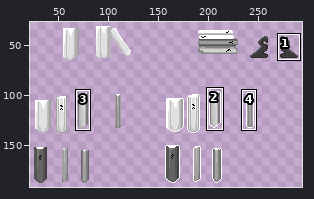
Sprite sheet -- Assets/Resources/Sprites/Items/Books and Accessorise.png. Above: a wide view before the commit, with the close-up outlined.
Close-up. The starting point:
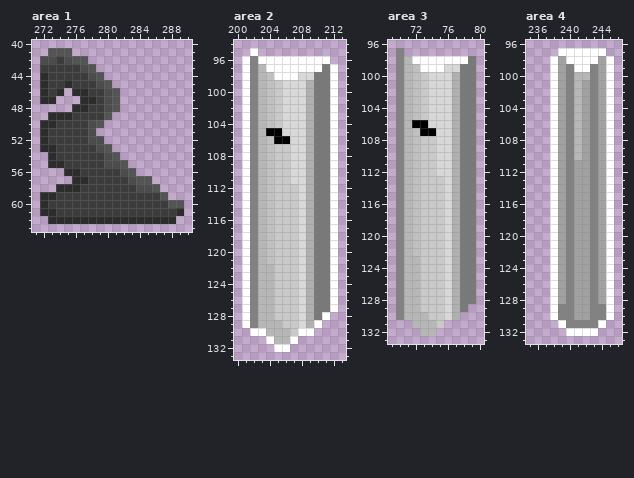
The file is 480x270 pixels. Colours within 5 levels of each other are drawn and written as one. Shown: area 1: x 271..290, y 40..63; area 2: x 200..213, y 94..133; area 3: x 69..80, y 96..133; area 4: x 235..246, y 96..133. The wide view leaves out empty margins. The commit also changed other parts of the picture, which this record leaves out.
Once edited:
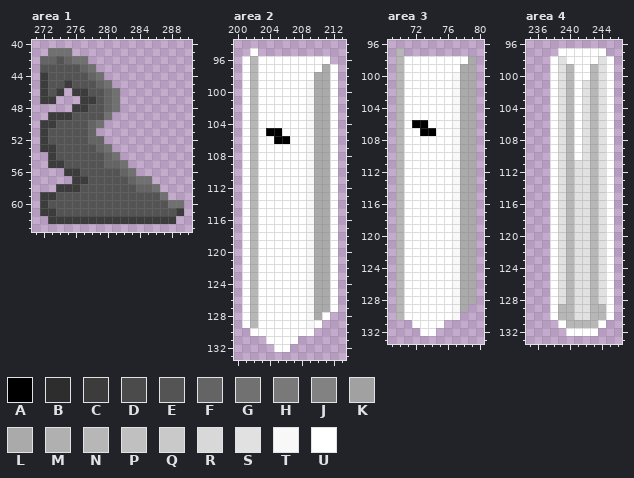
Palette (. is transparent): A #000000  B #2d2d2d  C #3c3c3c  D #4b4b4b  E #545454  F #646464  G #717171  H #797979  J #828282  K #a1a1a1  L #aaaaaa  M #b0b0b0  N #b7b7b7  P #c0c0c0  Q #c9c9c9  R #d8d8d8  S #e1e1e1  T #f8f8f8  U #ffffff
Diff:
--- area 1
@@ x 271..290 @@
 40 ....................
-41 ..EEE...............
-42 .DDCDEE.............
-43 .CCCCCDE............
-44 .BCCCCCDE...........
-45 .BCCBCCCDE..........
-46 .BCB.BBCCDE.........
-47 .BB...BBCDE.........
-48 .....BBCCDE.........
-49 ..BBBCCCCE..........
-50 .BBCCCCDE...........
-51 .BCCCCCD............
-52 .BCCCCCDD...........
-53 .BBCCCCCDE..........
-54 ..BCCCCCCDE.........
-55 ..BBCCCCCDDE........
-56 ....BBCCCCCDE.......
-57 .....BBCCCCCDEE.....
-58 ...BBBCCCCCCCDDE....
-59 .BBCCCCCCCCCCCCCE...
-60 .BCCCCCCCCCCCCCCCEE.
-61 .BBCCCCCCCCCCCCCCCB.
-62 ..BBBBBBBBBBBBBBBB..
+41 ..GGG...............
+42 .FFEFGG.............
+43 .EEEEEFG............
+44 .CEEEEEFG...........
+45 .CEECEEEFG..........
+46 .CEC.CCEEFG.........
+47 .CC...CCEFG.........
+48 .....CCEEFG.........
+49 ..CCCEEEEG..........
+50 .CCEEEEFG...........
+51 .CEEEEEF............
+52 .CEEEEEFF...........
+53 .CCEEEEEFG..........
+54 ..CEEEEEEFG.........
+55 ..CCEEEEEFFG........
+56 ....CCEEEEEFG.......
+57 .....CCEEEEEFGG.....
+58 ...CCCEEEEEEEFFG....
+59 .CCEEEEEEEEEEEEEG...
+60 .CEEEEEEEEEEEEEEEGG.
+61 .CCEEEEEEEEEEEEEEEC.
+62 ..CCCCCCCCCCCCCCCC..
 63 ....................
--- area 2
@@ x 200..213 @@
  95 ..U...........
- 96 .UJUUUUUUUUU..
- 97 .UJNUUUUUUUHU.
- 98 .UJNPUUURRHHU.
- 99 .UJNPQRRRMHHU.
-100 .UJNPQRRRMHHU.
-101 .UJNPQRRRMHHU.
-102 .UJNPQRRRMHHU.
-103 .UJNPQRRRMHHU.
-104 .UJNPQRRRMHHU.
-105 .UJNAARRRMHHU.
-106 .UJNPAARRMHHU.
-107 .UJNPQQRRMHHU.
-108 .UJNPQQRRMHHU.
-109 .UJNPQQRRMHHU.
-110 .UJNPQQRRMHHU.
-111 .UJNPQQRRMHHU.
-112 .UJNPQQQRMHHU.
-113 .UJNPQQQRMHHU.
-114 .UJNPQQQRMHHU.
-115 .UJNPQQQRMHHU.
-116 .UJNPQQQRMHHU.
-117 .UJNPQQQRMHHU.
-118 .UJNPQQQRMHHU.
-119 .UJNPQQQRMHHU.
-120 .UJNPQQQRMHHU.
-121 .UJNPQQQRMHHU.
-122 .UJNNQQQRMHHU.
-123 .UJNNQQQRMHHU.
-124 .UJNNQQQRMHHU.
-125 .UJNNQQQRMHHU.
-126 .UJNNQQQRMHHU.
-127 .UJNNQQQRMHHU.
-128 .UJNNQQQRMHU..
-129 .UJNNNQQRMU...
-130 ..UUNNNQUU....
-131 ....UNNU......
+ 96 .UNUUUUUUUUU..
+ 97 .UNUUUUUUUULU.
+ 98 .UNUUUUUUULLU.
+ 99 .UNUUUUUUTLLU.
+100 .UNUUUUUUTLLU.
+101 .UNUUUUUUTLLU.
+102 .UNUUUUUUTLLU.
+103 .UNUUUUUUTLLU.
+104 .UNUUUUUUTLLU.
+105 .UNUAAUUUTLLU.
+106 .UNUUAAUUTLLU.
+107 .UNUUUUUUTLLU.
+108 .UNUUUUUUTLLU.
+109 .UNUUUUUUTLLU.
+110 .UNUUUUUUTLLU.
+111 .UNUUUUUUTLLU.
+112 .UNUUUUUUTLLU.
+113 .UNUUUUUUTLLU.
+114 .UNUUUUUUTLLU.
+115 .UNUUUUUUTLLU.
+116 .UNUUUUUUTLLU.
+117 .UNUUUUUUTLLU.
+118 .UNUUUUUUTLLU.
+119 .UNUUUUUUTLLU.
+120 .UNUUUUUUTLLU.
+121 .UNUUUUUUTLLU.
+122 .UNUUUUUUTLLU.
+123 .UNUUUUUUTLLU.
+124 .UNUUUUUUTLLU.
+125 .UNUUUUUUTLLU.
+126 .UNUUUUUUTLLU.
+127 .UNUUUUUUTLLU.
+128 .UNUUUUUUTLU..
+129 .UNUUUUUUTU...
+130 ..UUUUUUUU....
+131 ....UUUU......
 132 .....UU.......
--- area 3
@@ x 69..80 @@
  96 ............
- 97 .J..........
- 98 .JNUUUUUUUH.
- 99 .JNPUUURRHH.
-100 .JNPQRRRMHH.
-101 .JNPQRRRMHH.
-102 .JNPQRRRMHH.
-103 .JNPQRRRMHH.
-104 .JNPQRRRMHH.
-105 .JNPQRRRMHH.
-106 .JNAARRRMHH.
-107 .JNPAARRMHH.
-108 .JNPQQRRMHH.
-109 .JNPQQRRMHH.
-110 .JNPQQRRMHH.
-111 .JNPQQRRMHH.
-112 .JNPQQRRMHH.
-113 .JNPQQQRMHH.
-114 .JNPQQQRMHH.
-115 .JNPQQQRMHH.
-116 .JNPQQQRMHH.
-117 .JNPQQQRMHH.
-118 .JNPQQQRMHH.
-119 .JNPQQQRMHH.
-120 .JNPQQQRMHH.
-121 .JNPQQQRMHH.
-122 .JNPQQQRMHH.
-123 .JNNQQQRMHH.
-124 .JNNQQQRMHH.
-125 .JNNQQQRMHH.
-126 .JNNQQQRMHH.
-127 .JNNQQQRMHH.
-128 .JNNQQQRMHH.
-129 .JNNQQQRMH..
-130 .JNNNQQRM...
-131 ...NNNQ.....
-132 ....NN......
+ 97 .N..........
+ 98 .NUUUUUUUUL.
+ 99 .NUUUUUUULL.
+100 .NUUUUUUTLL.
+101 .NUUUUUUTLL.
+102 .NUUUUUUTLL.
+103 .NUUUUUUTLL.
+104 .NUUUUUUTLL.
+105 .NUUUUUUTLL.
+106 .NUAAUUUTLL.
+107 .NUUAAUUTLL.
+108 .NUUUUUUTLL.
+109 .NUUUUUUTLL.
+110 .NUUUUUUTLL.
+111 .NUUUUUUTLL.
+112 .NUUUUUUTLL.
+113 .NUUUUUUTLL.
+114 .NUUUUUUTLL.
+115 .NUUUUUUTLL.
+116 .NUUUUUUTLL.
+117 .NUUUUUUTLL.
+118 .NUUUUUUTLL.
+119 .NUUUUUUTLL.
+120 .NUUUUUUTLL.
+121 .NUUUUUUTLL.
+122 .NUUUUUUTLL.
+123 .NUUUUUUTLL.
+124 .NUUUUUUTLL.
+125 .NUUUUUUTLL.
+126 .NUUUUUUTLL.
+127 .NUUUUUUTLL.
+128 .NUUUUUUTLL.
+129 .NUUUUUUTL..
+130 .NUUUUUUT...
+131 ...UUUU.....
+132 ....UU......
 133 ............
--- area 4
@@ x 235..246 @@
  97 ....UUUUUU..
- 98 ...UKUUUUKU.
- 99 ...UKJUUJKU.
-100 ...UKJNNJKU.
-101 ...UKJNKJKU.
-102 ...UKJNKJKU.
-103 ...UKJNKJKU.
-104 ...UKJNKJKU.
-105 ...UKJNKJKU.
-106 ...UKJNKJKU.
-107 ...UKJNKJKU.
-108 ...UKJNKJKU.
-109 ...UKJNKJKU.
-110 ...UKJNKJKU.
-111 ...UKJKKJKU.
-112 ...UKJKKJKU.
-113 ...UKJKKJKU.
-114 ...UKJKKJKU.
-115 ...UKJKKJKU.
-116 ...UKJKKJKU.
-117 ...UKJKKJKU.
-118 ...UKJKKJKU.
-119 ...UKJKKJKU.
-120 ...UKJKKJKU.
-121 ...UKJKKJKU.
-122 ...UKJKKJKU.
-123 ...UKJKKJKU.
-124 ...UKJKKJKU.
-125 ...UKJKKJKU.
-126 ...UKJKKJKU.
-127 ...UKJKKJKU.
-128 ...UKJKKJKU.
-129 ...UJJKKJJU.
-130 ...UJJKKJJU.
-131 ....UJJJJU..
+ 98 ...USUUUUSU.
+ 99 ...USNUUNSU.
+100 ...USNUUNSU.
+101 ...USNUSNSU.
+102 ...USNUSNSU.
+103 ...USNUSNSU.
+104 ...USNUSNSU.
+105 ...USNUSNSU.
+106 ...USNUSNSU.
+107 ...USNUSNSU.
+108 ...USNUSNSU.
+109 ...USNUSNSU.
+110 ...USNUSNSU.
+111 ...USNSSNSU.
+112 ...USNSSNSU.
+113 ...USNSSNSU.
+114 ...USNSSNSU.
+115 ...USNSSNSU.
+116 ...USNSSNSU.
+117 ...USNSSNSU.
+118 ...USNSSNSU.
+119 ...USNSSNSU.
+120 ...USNSSNSU.
+121 ...USNSSNSU.
+122 ...USNSSNSU.
+123 ...USNSSNSU.
+124 ...USNSSNSU.
+125 ...USNSSNSU.
+126 ...USNSSNSU.
+127 ...USNSSNSU.
+128 ...USNSSNSU.
+129 ...UNNSSNNU.
+130 ...UNNSSNNU.
+131 ....UNNNNU..
 132 .....UUUU...
Boxes around the changes in both close-ups, in picture pixels (x1, y1, x2, y2):
changed: (40, 48, 184, 224)
changed: (250, 56, 330, 344)
changed: (396, 48, 476, 336)
changed: (558, 56, 606, 328)
